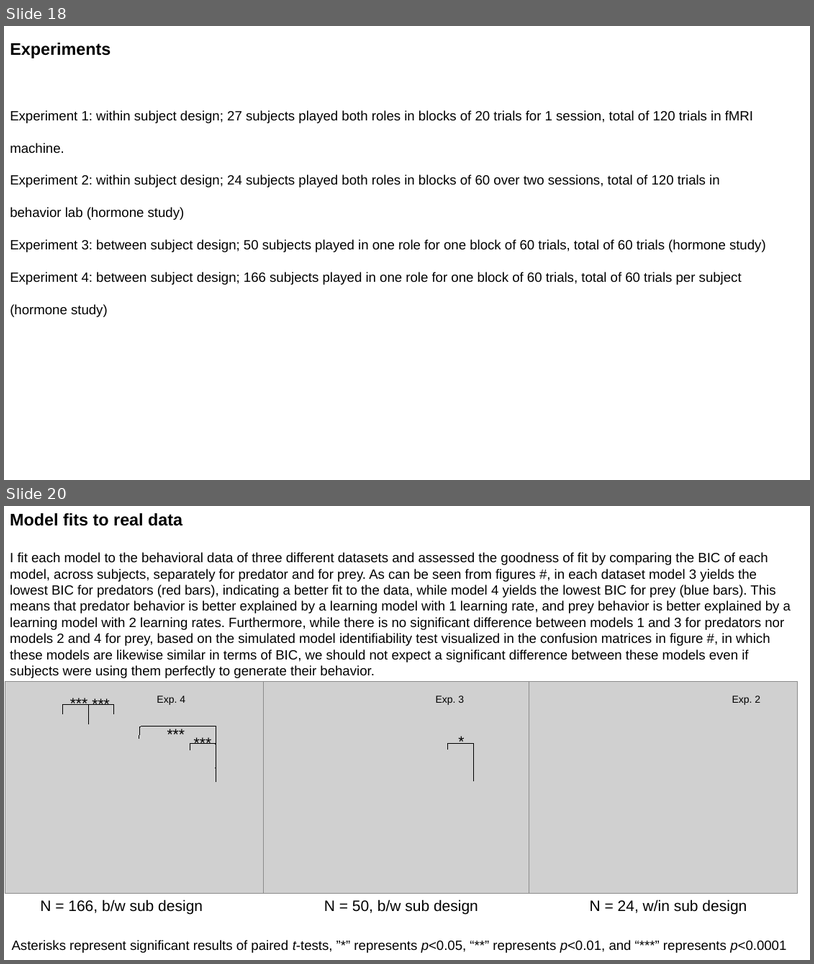
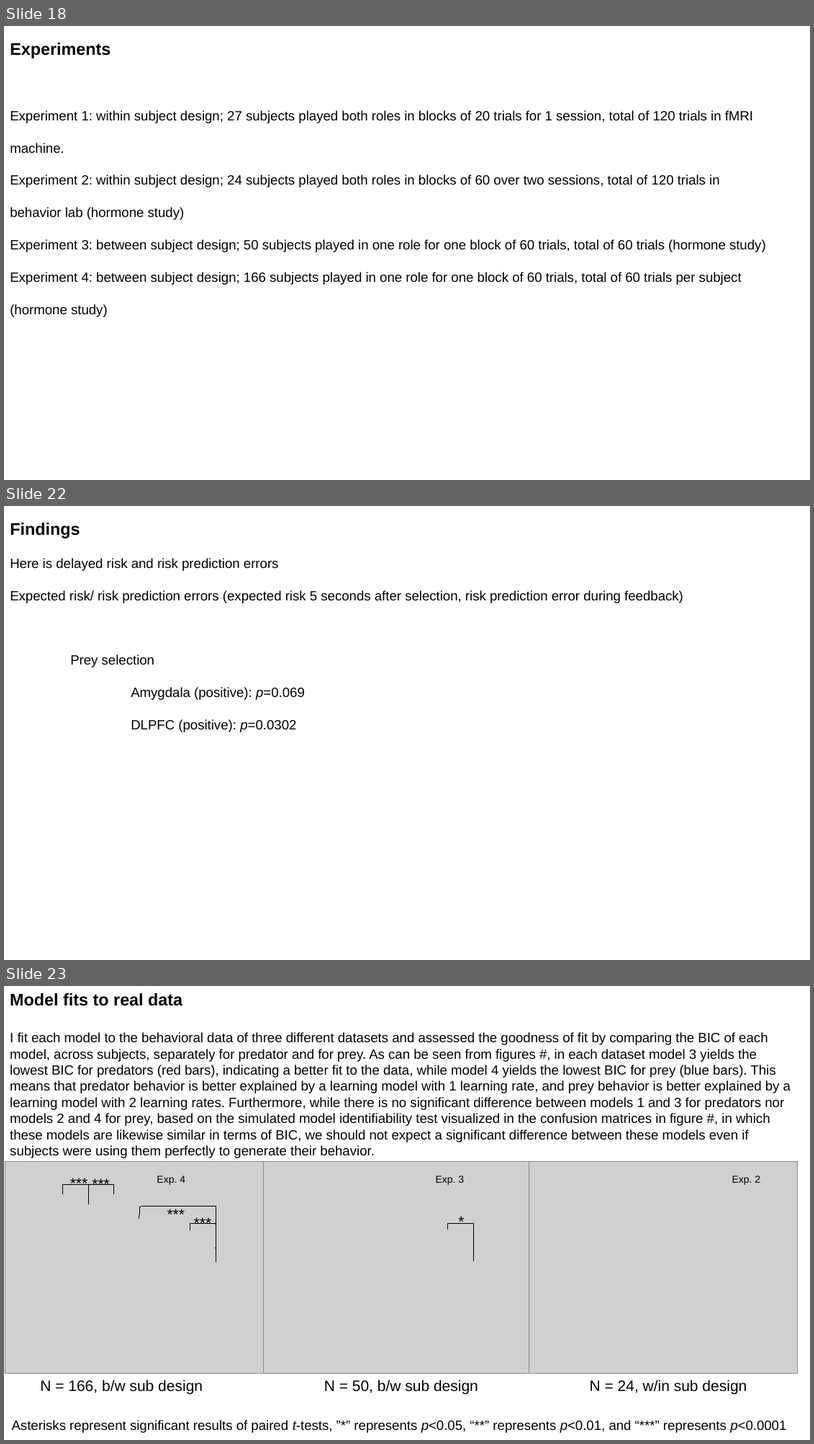
Before and after one commit to michaelrojekgiffin/RL, a slide deck: PPG/reports/PPG progress report 2017_11_06.pptx. Shown one above the other, each under a label of ours: slides 18 and 20 before the commit, slides 18, 22 and 23 after it; the slides between them are not shown. The pictures are 814x964 and 814x1444 pixels, drawn with LibreOffice and Linux fonts; fonts in the diff are those of the drawing; grey boxes stand for pictures. Boxes give left, top, right and bottom in pixels: in the first picture for what was removed or moved away, otherwise in the second. Text is boxed around its words. In the diff, an @@ line names an element or a change of style, - is before the commit and + after.

Commit message:
fixing the risk prediction bugs

```diff
--- a/PPG/reports/PPG progress report 2017_11_06.pptx
+++ b/PPG/reports/PPG progress report 2017_11_06.pptx
@@ slide 22 added at box(4, 506, 810, 960), background #FFFFFF @@
@@ text added at box(10, 523, 684, 732), 16 pt, text #000000 @@
+Findings
+Here is delayed risk and risk prediction errors
+Expected risk/ risk prediction errors (expected risk 5 seconds after selection, risk prediction error during feedback)
+Prey selection
+Amygdala (positive): p=0.069
+DLPFC (positive): p=0.0302
@@ what was slide 20 is now slide 23 @@
```
Also in this commit, not shown: 1 slide changed, 2 other slides added, 23 other files.
